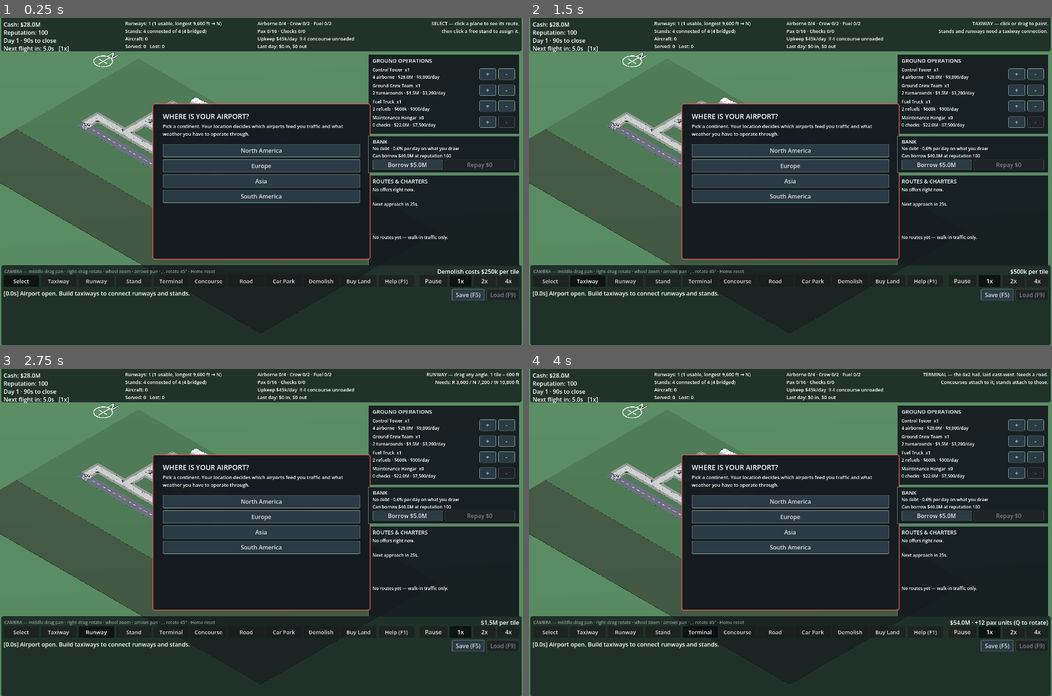
Above: before the commit, frames 1-4 (two rows, left to right).
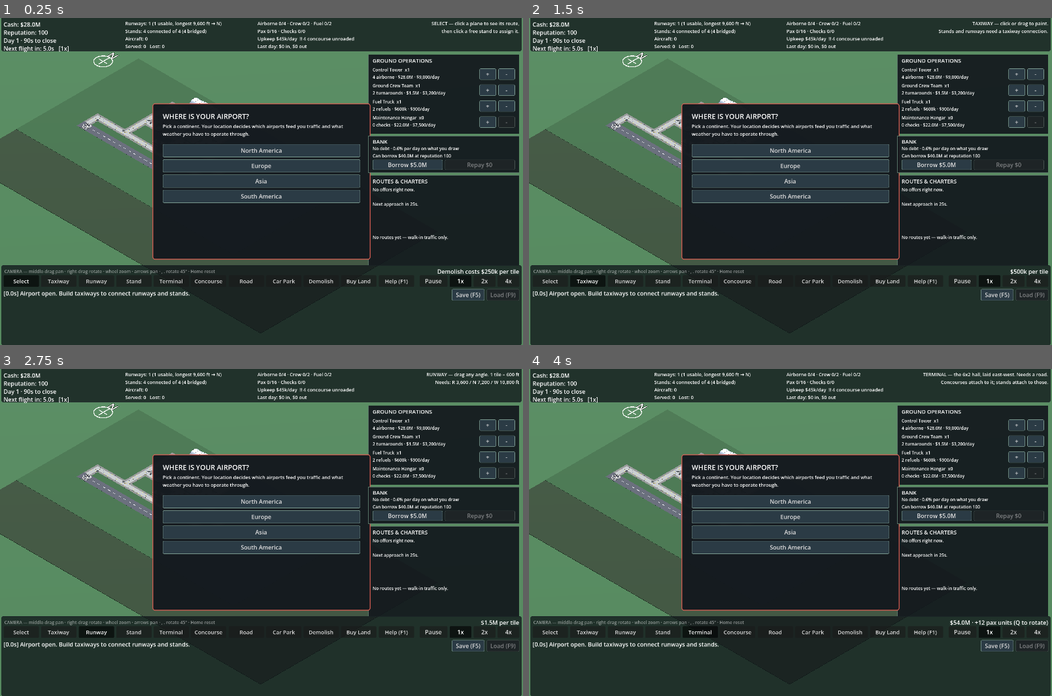
Above: after the commit, the same moments.

Repository: gerp93/airport
Game: Godot game, scene res://Main.tscn
Same seed, same stepped clock (60 frames per second), same inputs: the game is played once before the commit and once after it.
Inputs:
- Up to frame 1 (0.25 s): no input
- Up to frame 2 (1.5 s): click "Select" at 0.5 s; click "Taxiway" at 1.25 s
- Up to frame 3 (2.75 s): click "Runway" at 2 s
- Up to frame 4 (4 s): click "Stand" at 2.75 s; click "Terminal" at 3.5 s

The runs differ from the first frame. In frame 1, 0.3% of the frame differs, in the area x 15-34%, y 25-42%; in frame 2, 0.3%; in frame 3, 0.3%; in frame 4, 0.3%.

Commit message:
Tile the taxiway pieces exactly, instead of overrunning each other
Rendering the kit at its native 44 units to get a wider pavement made every
piece overlap its neighbours by 12. Each piece carries its own centreline, edge
stripes and lights, so the overlap drew all of them two and three times over
and the apron became a scribble of doubled markings.

The piece has to cover one cell and no more. Whatever the pavement ends up
looking like, it cannot be bought by letting the pieces overrun each other —
so the scale is forced, and a wider-looking taxiway has to come from somewhere
else.

Render-only; no simulation change, so the balance figures from the previous
commit stand.

Co-Authored-By: Claude Opus 5 <noreply@anthropic.com>

Diff:
--- a/Render3D.gd
+++ b/Render3D.gd
@@ -777,7 +777,13 @@
 # overrun into the neighbouring cell, which is harmless — they are margin, and
 # neighbouring pieces' shoulders are the same material at the same height.
 const TX_MODEL_TILE := 44.0
-const TX_SCALE := 1.0
+# Must tile EXACTLY, so this is forced: one piece covers one cell and no more.
+# Rendering at native scale to get a wider pavement overlapped every neighbour
+# by 12 units, and since each piece carries its own centreline, edge stripes and
+# lights, the overlap drew all of them two and three times over — the apron
+# turned into a scribble of doubled markings. Whatever the pavement ends up
+# looking like, it cannot be bought by letting the pieces overrun each other.
+const TX_SCALE := AirportGrid.TILE / TX_MODEL_TILE
 
 
 # One yaw step is +90 degrees about Y, which carries model north to model west.
